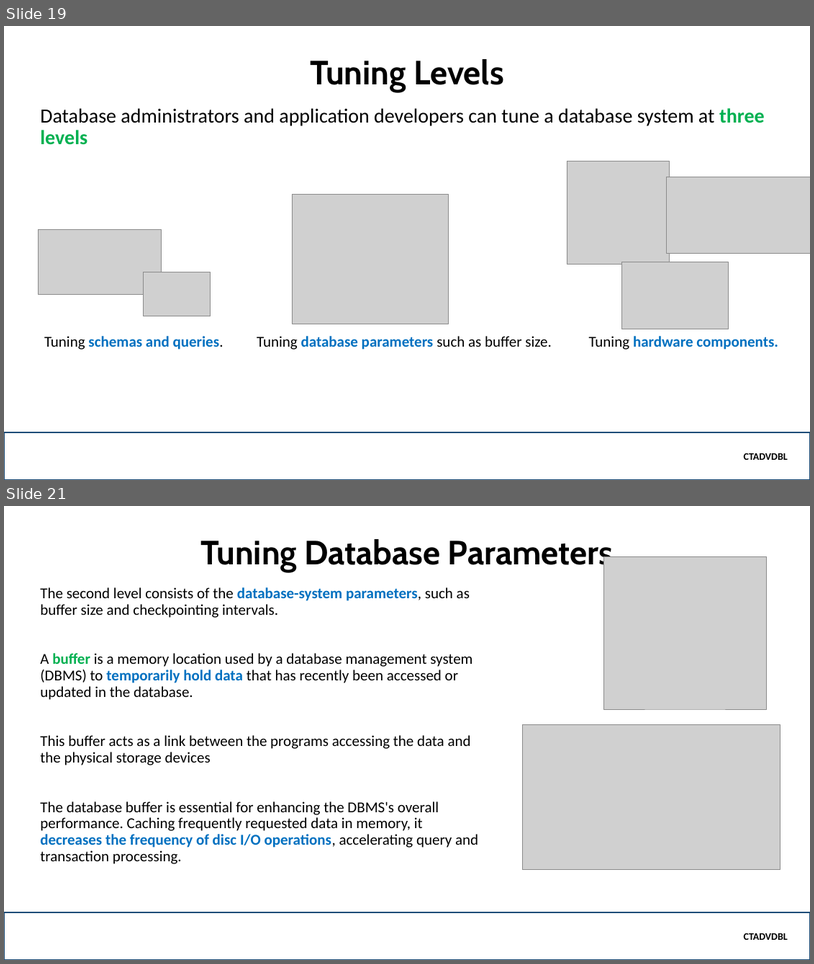
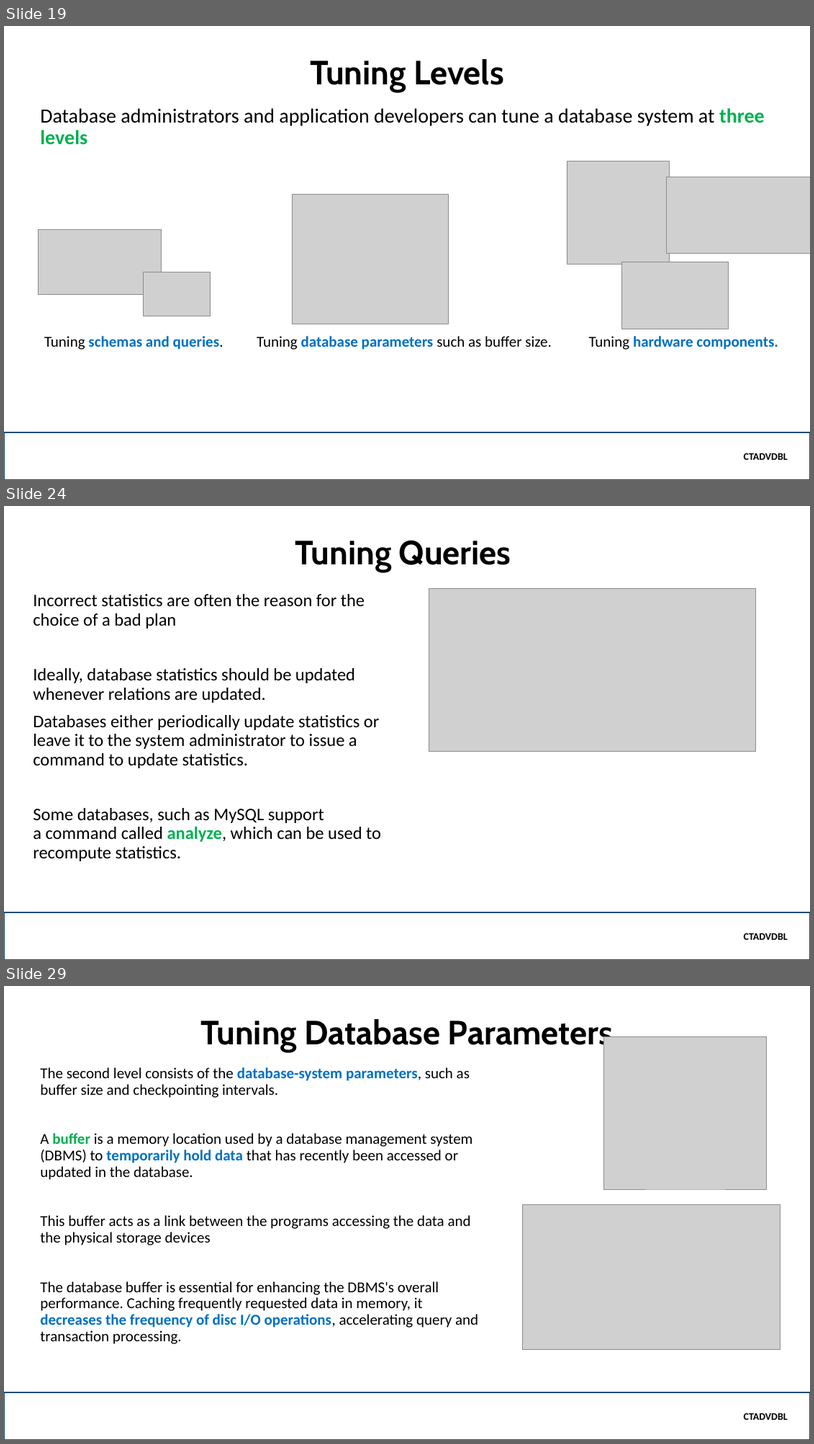
Before and after one commit to robitussin/CTADVDBL, a slide deck: Part 8 - Advanced Topics/powerpoint/Database Performance Tuning.pptx. Shown one above the other, each under a label of ours: slides 19 and 21 before the commit, slides 19, 24 and 29 after it; the slides between them are not shown. The pictures are 814x964 and 814x1444 pixels, drawn with LibreOffice and Linux fonts; fonts in the diff are those of the drawing; grey boxes stand for pictures; background and template pictures are left out. Boxes give left, top, right and bottom in pixels: in the first picture for what was removed or moved away, otherwise in the second. Text is boxed around its words. In the diff, an @@ line names an element or a change of style, - is before the commit and + after.

```diff
--- a/Part 8 - Advanced Topics/powerpoint/Database Performance Tuning.pptx
+++ b/Part 8 - Advanced Topics/powerpoint/Database Performance Tuning.pptx
@@ slide 24 added at <box>4,506,810,960</box>, background picture (left out) @@
@@ title added at <box>296,540,512,573</box>, 40 pt, text #000000, bold @@
+Tuning Queries
@@ picture added at <box>430,588,756,750</box> @@
@@ subtitle added at <box>33,594,381,861</box>, 21 pt, text #000000 @@
+Incorrect statistics are often the reason for the choice of a bad plan
+Ideally, database statistics should be updated whenever relations are updated.
+Databases either periodically update statistics or leave it to the system administrator to issue a command to update statistics.
+Some databases, such as MySQL support
+a command called analyze, which can be used to recompute statistics.
@@ rectangle added at <box>4,912,810,960</box>, outline #1F4E79 2.25 pt, 12 pt, text #000000, bold @@
+CTADVDBL
@@ what was slide 21 is now slide 29 @@
```
Also in this commit, not shown: 1 slide changed, 7 other slides added.
